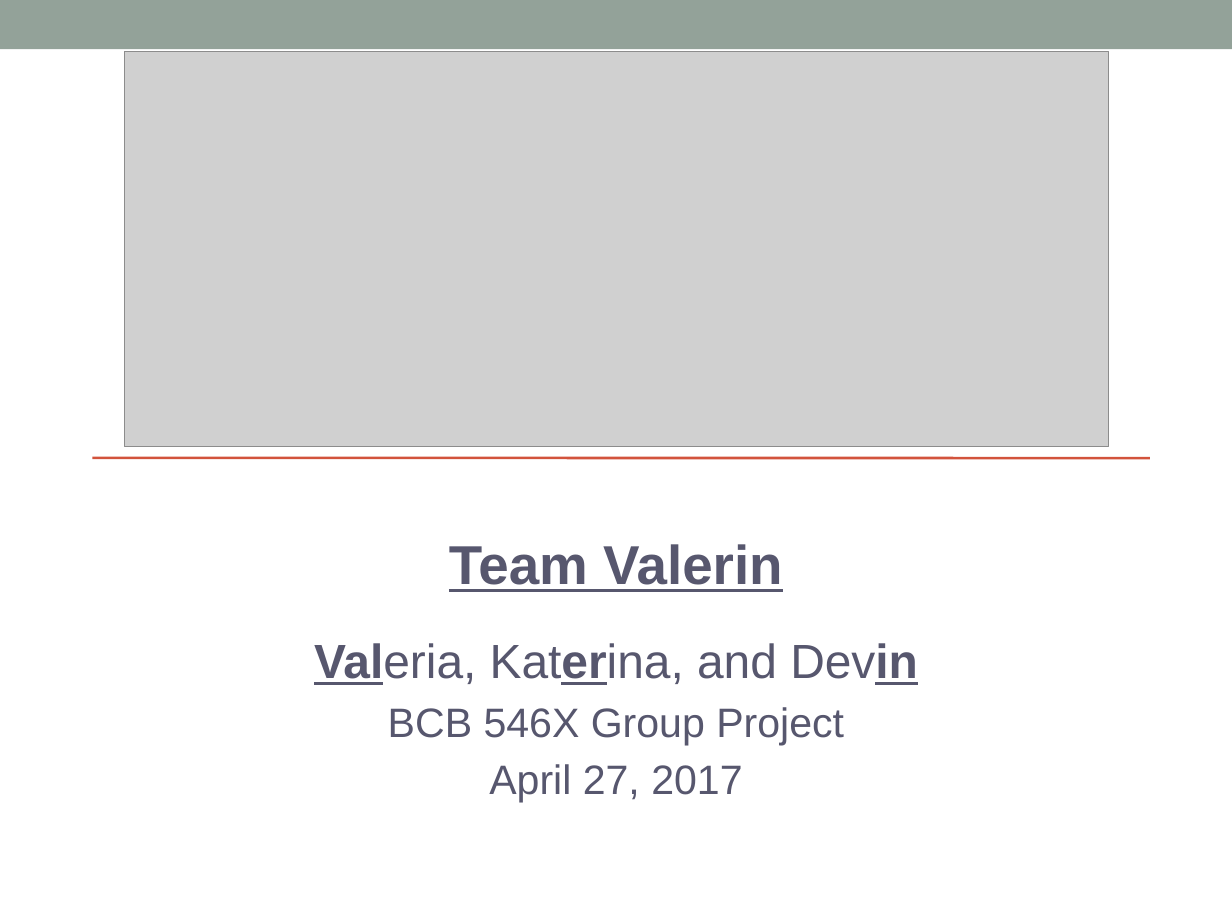
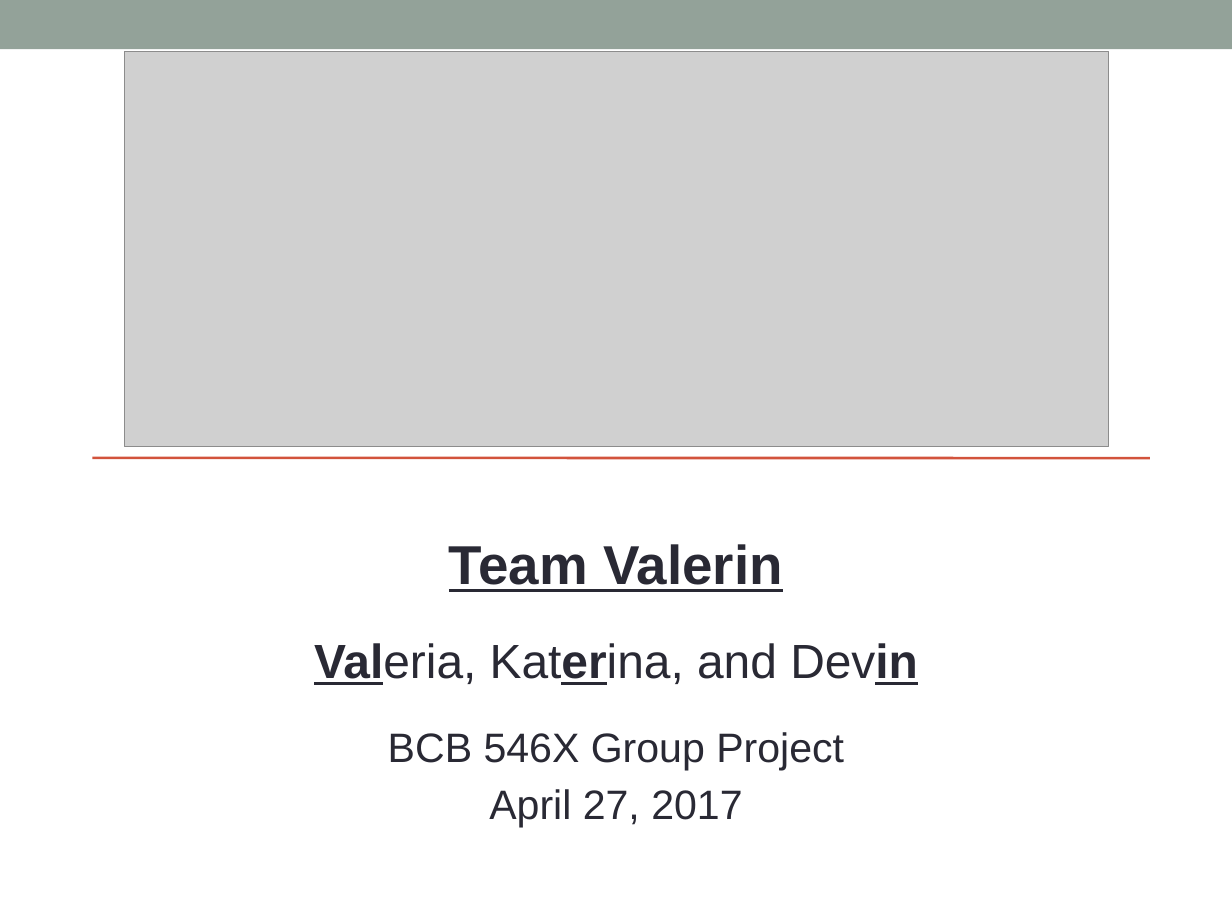
Before and after one commit to katholan/BCB546X-Spring2017_Valerin_final_project, a slide deck: slide 1 of asparagus.pptx. Drawn at 1232x924 pixels with LibreOffice and Linux fonts; fonts in the diff are those of the drawing; grey boxes stand for pictures. Boxes give left, top, right and bottom in pixels: in the first picture for what was removed or moved away, otherwise in the second. Text is boxed around its words. In the diff, an @@ line names an element or a change of style, - is before the commit and + after.

```diff
--- a/asparagus.pptx
+++ b/asparagus.pptx
@@ subtitle "Team Valerin" at (314,544,918,827): text colour #57576E to #292934 @@
```
Also in this commit, not shown: 15 other slides changed, 4 slides added, 1 slide removed.
